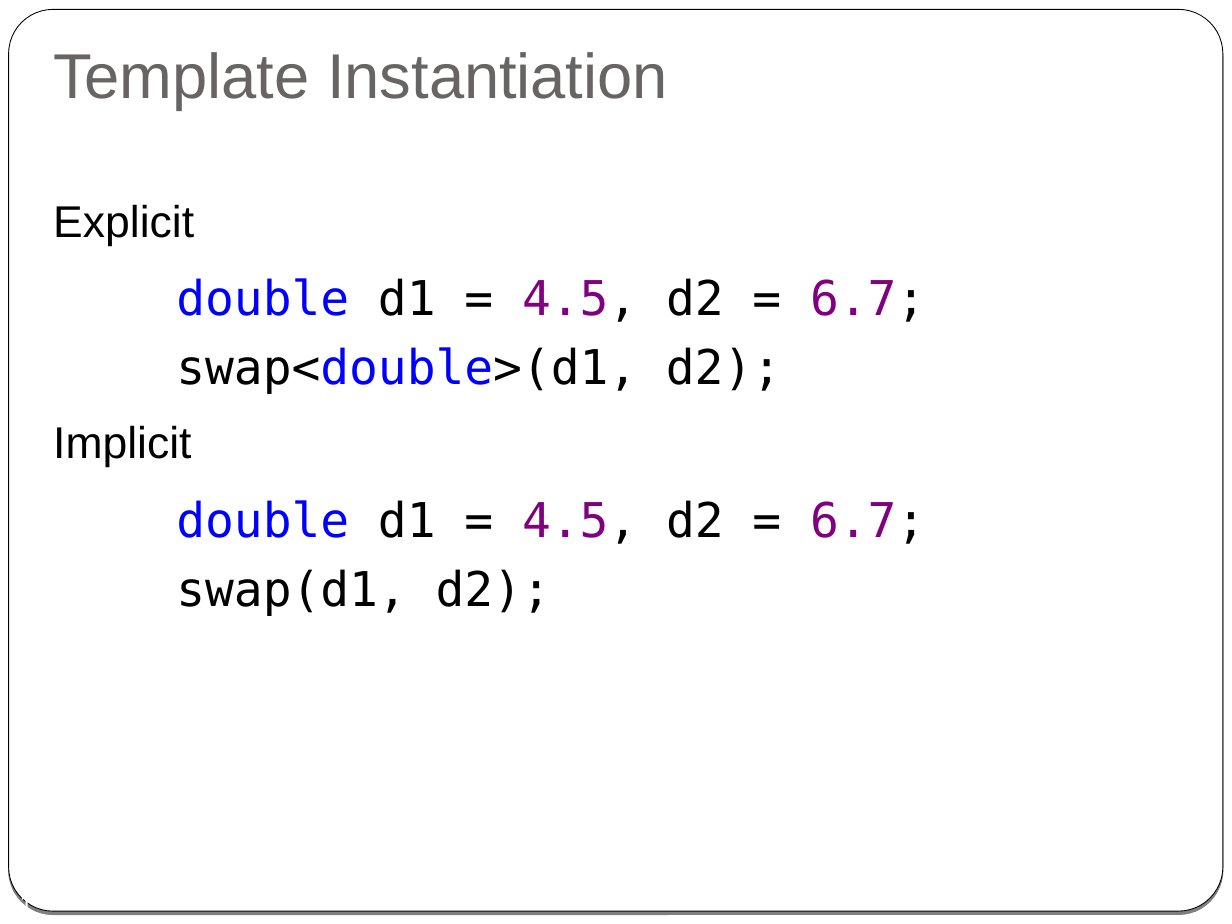
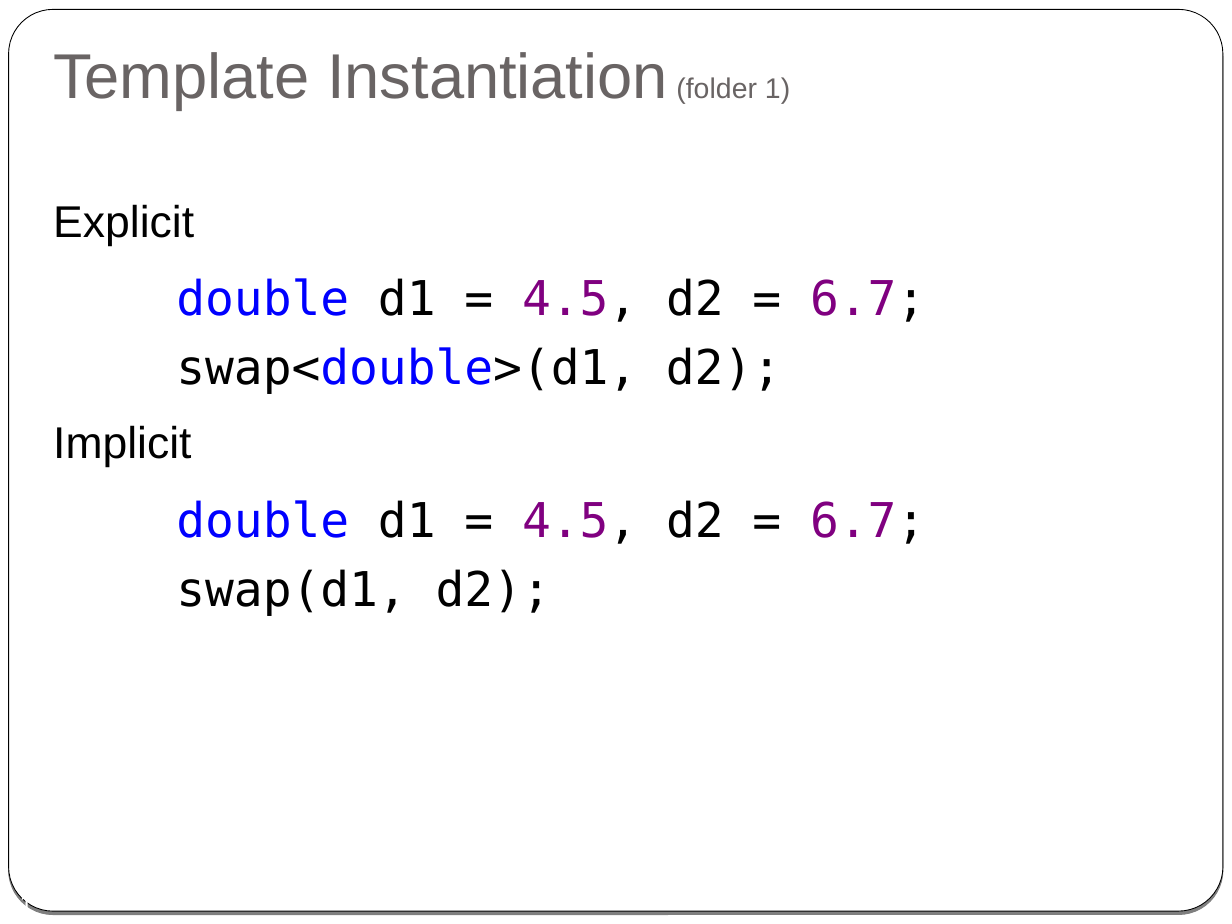
Before and after one commit to cpp-at-ariel/cpp-5778, a slide deck: slide 11 of week08-templates/slides.odp. Drawn at 1232x924 pixels with LibreOffice and Linux fonts; fonts in the diff are those of the drawing. Boxes give left, top, right and bottom in pixels: in the first picture for what was removed or moved away, otherwise in the second. Text is boxed around its words. In the diff, an @@ line names an element or a change of style, - is before the commit and + after.

```diff
--- a/week08-templates/slides.odp
+++ b/week08-templates/slides.odp
@@ title at bbox=[53, 52, 790, 110]: text changed @@
-Template Instantiation
+Template Instantiation (folder 1)
```
Also in this commit, not shown: 6 other slides changed, 1 slide added, 1 slide removed, 15 other files.
